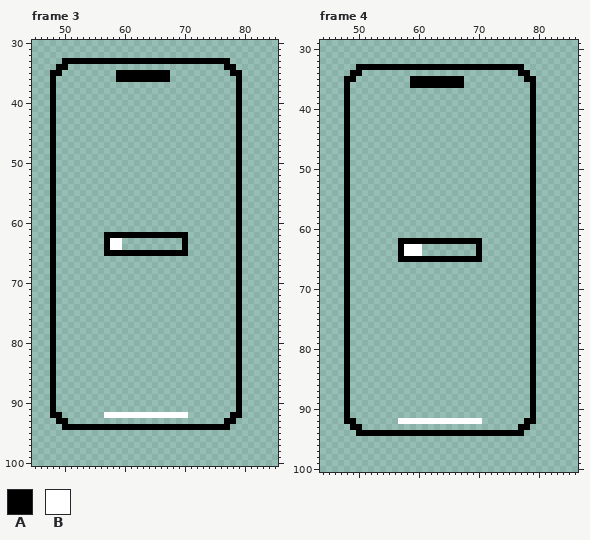
Pixel-art file: public/assets/animation/Sprite-phone-anim.aseprite. Above: the version before the commit.
128x128 pixels, 13 frames. Shown: frame 3: x 45..85, y 30..100; frame 4: x 44..86, y 29..100. The commit also changed other frames, which this record leaves out.
Palette (. is transparent): A #000000  B #ffffff
Now the later version:
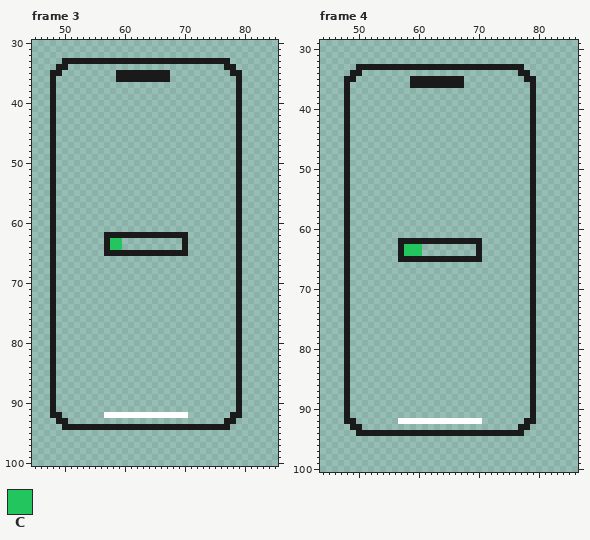
Colours new in this view: C #22c55e
Diff:
Colour A changes from #000000 to #1a1a1a.
Frame 3, layer "logo":
The edit turns colour B into colour C in rows 63 to 64 at x 58 to 59.
Frame 4, layer "logo":
The edit turns colour B into colour C in rows 63 to 64 at x 58 to 60.
Boxes around the changes in both pictures, in picture pixels (x1, y1, x2, y2):
changed: (50, 58, 242, 430)
changed: (344, 64, 536, 436)
